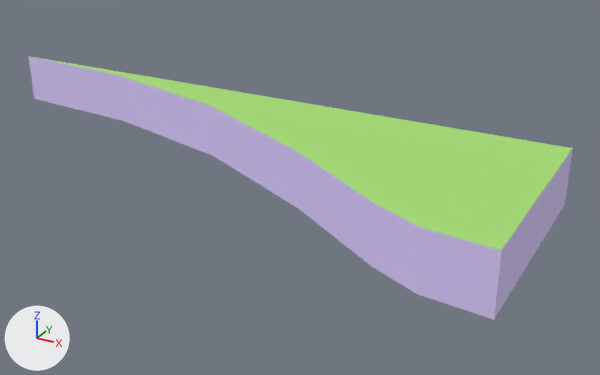
One commit to the glTF model atoms/Tiered_Grass_Esse_Outside_1x3.glb: the scene before it, then after it.
Both versions are drawn from a camera (50 mm lens) standing at (105.0, -279.0, 145.0) and looking at (-57.0, 16.0, -2.0). The axes (+X, +Y, +Z) are drawn at lower left. The lights are the same throughout. The picture after the commit comes second. Where no turn or scale is listed for an object, it has been applied to the vertices. Vertices at exactly the same position are counted once.

Objects in the first picture: 'Tiered_Grass_Esse_Outside_1x3'.
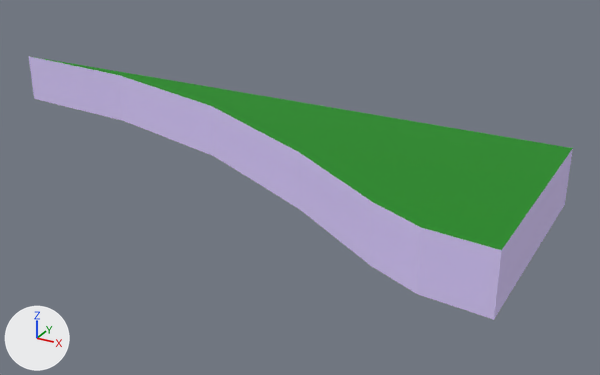
Changed parts and their boxes (x1, y1, x2, y2) in the pictures (600 x 375 px):
'Tiered_Grass_Esse_Outside_1x3', surface changed (darker)
    both: (33, 57, 573, 253)
part 1 of me_object2_008, surface changed (darker)
    both: (35, 57, 573, 250)

The change, as a list of edits to the scene's bpy script:
```text
Add img_colormap:
    img_colormap = load_image('colormap', '../textures/colormap.png', 512, 512, 'sRGB')
Change mat_grass:
    remove mat_grass.base_color = (0.388, 0.729, 0.18)  # green #a7de76
    add mat_grass.texture = img_colormap
Change me_object2_008:
    where me_object2_008.from_pydata(...)  # 16 vertices, 28 faces; spans x -250.0..50.0, y -50.0..50.0, z 0.0..25.0
    used by ob_tiered_grass_esse_outside_1x3; location = (0.0, 0.0, 0.0)
    me_object2_008 part 1: texture (UV) coordinates of 6 of 28 faces, centred in x -127.0..18.0, y -35.0..48.0, z 25.0, changed; they spanned u 0.0..1.0, v 0.0..1.0 and now span u 0.28..0.28, v 0.75..0.75
```
